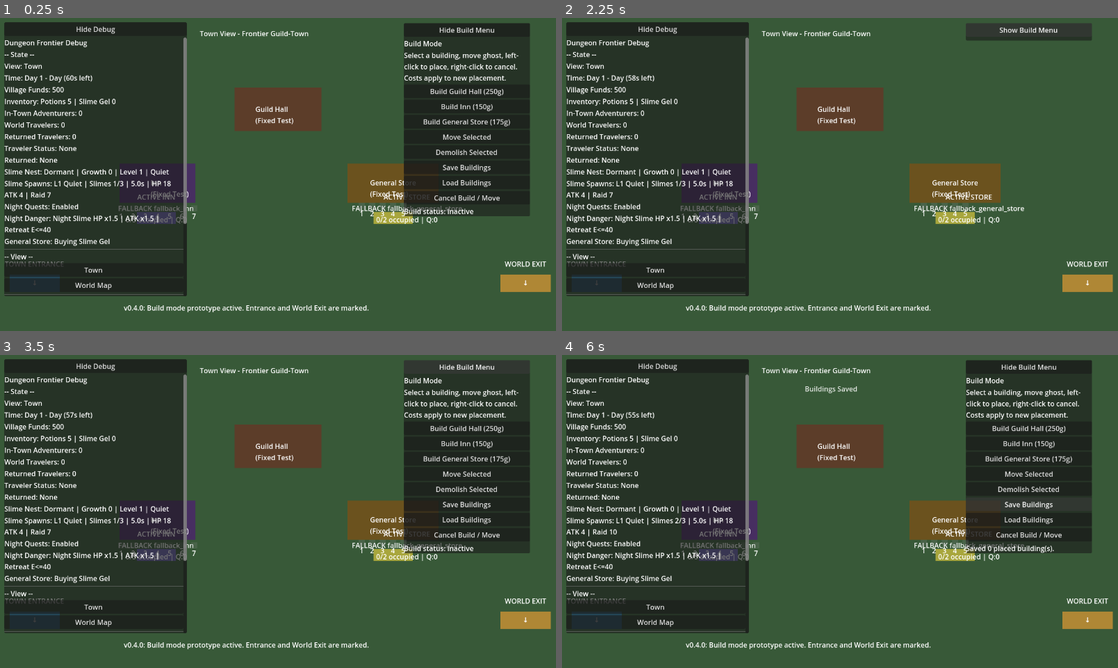
Above: before the commit, frames 1-4 (two rows, left to right).
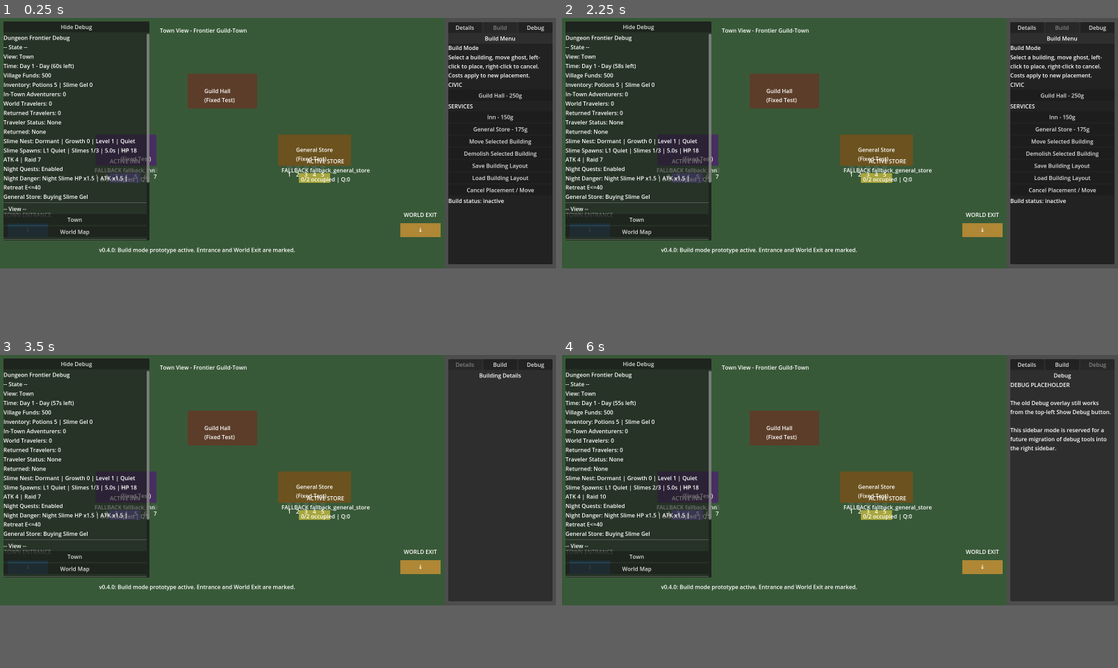
Above: after the commit, the same moments.

Repository: Caithis/AdventureVillage
Game: Godot game, scene res://scenes/main/Main.tscn
The game is run twice, just before and just after one commit, with the same random seed, the same clock (stepped at 60 frames per second) and the same inputs.
Inputs (mouse positions are in pixels of both pictures, inside the frame that each line leads up to):
- Up to frame 1 (0.25 s): no input
- Up to frame 2 (2.25 s): click (1029, 30) at 0.5 s, where only the run before the commit has a clickable "Hide Build Menu"; click (1029, 30) at 1.25 s, where only the run before the commit has a clickable "Show Build Menu"; click (1062, 30) at 2 s, where only the run after the commit has a clickable "Build"
- Up to frame 3 (3.5 s): click (467, 367) at 2.75 s, where only the run after the commit has a clickable "Details"
- Up to frame 4 (6 s): click (1095, 367) at 3.5 s, where only the run after the commit has a clickable "Debug"; click (1029, 473) at 4.25 s, where only the run before the commit has a clickable "Move Selected"; click (1029, 489) at 5 s, where only the run before the commit has a clickable "Demolish Selected"; click (1029, 505) at 5.75 s, where only the run before the commit has a clickable "Save Buildings"
In our replay, the window is 800x450 before the commit and 800x360 after it. These sizes can differ from the game's own. Grey fills any space a smaller window leaves; there, only what the larger window draws over its background counts as a difference.

The runs differ from the first frame. In frame 1, 36% of the frame differs, in the area x 0-100%, y 1-94%; in frame 2, 38%; in frame 3, 35%; in frame 4, 35%.

Commit message:
Signed-off-by: Caithis <Bircameron20@gmail.com>

Diff:
--- a/godot_project/project.godot
+++ b/godot_project/project.godot
@@ -18,7 +18,7 @@
 
 [display]
 
-window/size/viewport_width=1280
+window/size/viewport_width=1600
 window/size/viewport_height=720
 
 [rendering]
--- a/godot_project/scripts/town/Town.gd
+++ b/godot_project/scripts/town/Town.gd
@@ -34,6 +34,12 @@
 const WORKER_SPEED_BONUS_PER_WORKER := 0.20
 const MAX_WORKER_PLACEHOLDER_COUNT := 3
 const MIN_SERVICE_SECONDS := 0.50
+
+const GAMEPLAY_VIEWPORT_WIDTH := 1280.0
+const SIDEBAR_WIDTH := 320.0
+const SIDEBAR_MARGIN := 10.0
+const SIDEBAR_TOP := 12.0
+const SIDEBAR_HEIGHT := 696.0
 
 const MAX_BUILDING_UPGRADE_LEVEL := 3
 const UPGRADE_CAPACITY_BONUS_PER_LEVEL := {
@@ -91,6 +97,17 @@
 var selected_outline: ColorRect = null
 var build_ghost: ColorRect = null
 var build_ghost_label: Label = null
+var sidebar_panel: PanelContainer = null
+var sidebar_content: VBoxContainer = null
+var sidebar_mode_title_label: Label = null
+var sidebar_body: VBoxContainer = null
+var sidebar_modes: Dictionary = {}
+var sidebar_mode_buttons: Dictionary = {}
+var active_sidebar_mode: String = ""
+var building_details_holder: Control = null
+var build_menu_holder: Control = null
+var debug_placeholder_holder: Control = null
+
 var build_panel: PanelContainer = null
 var build_panel_root_container: VBoxContainer = null
 var build_panel_collapse_button: Button = null
@@ -123,7 +140,10 @@
 	_register_existing_buildings()
 	_mark_fixed_fallback_buildings()
 	load_placed_buildings_from_file(false)
+	_create_sidebar_manager()
 	_create_build_panel()
+	_dock_build_panel_in_sidebar()
+	_dock_building_details_in_sidebar()
 	_create_entrance_exit_visuals()
 	_create_active_route_visuals()
 	_create_queue_slot_visuals()
@@ -160,6 +180,9 @@
 
 
 func _is_mouse_over_ui(mouse_position: Vector2) -> bool:
+	if sidebar_panel != null and _control_contains_global_point(sidebar_panel, mouse_position):
+		return true
+
 	if build_panel != null and _control_contains_global_point(build_panel, mouse_position):
 		return true
 
@@ -207,6 +230,16 @@
 
 	spawn_count += 1
 	print("Spawned adventurer: ", adventurer.name)
+
+func _refresh_build_menu_funds_text() -> void:
+	if build_panel_root_container == null:
+		return
+
+	for child in build_panel_root_container.get_children():
+		if child is Label and str(child.text).begins_with("Funds:"):
+			var label := child as Label
+			label.text = "Funds: %dg\nChoose a building, then place it in the town.\nLeft-click valid ground to confirm. Right-click to cancel." % GameState.money
+			return
 
 func _on_game_state_changed() -> void:
 	_check_for_returned_travelers()
@@ -299,15 +332,170 @@
 	if building_node is ColorRect:
 		select_building(building_node as ColorRect)
 
+	open_sidebar_mode("building_details")
+
 	if building_menu != null and building_menu.has_method("open_for_building"):
 		building_menu.open_for_building(building_id, building_node, self)
+
+
+func _create_sidebar_manager() -> void:
+	sidebar_panel = PanelContainer.new()
+	sidebar_panel.name = "RightSidebar"
+	sidebar_panel.position = Vector2(GAMEPLAY_VIEWPORT_WIDTH + SIDEBAR_MARGIN, SIDEBAR_TOP)
+	sidebar_panel.size = Vector2(SIDEBAR_WIDTH - SIDEBAR_MARGIN * 2.0, SIDEBAR_HEIGHT)
+	sidebar_panel.custom_minimum_size = Vector2(SIDEBAR_WIDTH - SIDEBAR_MARGIN * 2.0, SIDEBAR_HEIGHT)
+	sidebar_panel.z_index = 120
+	sidebar_panel.mouse_filter = Control.MOUSE_FILTER_STOP
+	add_child(sidebar_panel)
+
+	sidebar_content = VBoxContainer.new()
+	sidebar_content.name = "SidebarContent"
+	sidebar_content.size_flags_horizontal = Control.SIZE_EXPAND_FILL
+	sidebar_content.size_flags_vertical = Control.SIZE_EXPAND_FILL
+	sidebar_panel.add_child(sidebar_content)
+
+	var mode_button_row := HBoxContainer.new()
+	mode_button_row.name = "SidebarModeButtons"
+	mode_button_row.size_flags_horizontal = Control.SIZE_EXPAND_FILL
+	sidebar_content.add_child(mode_button_row)
+
+	_create_sidebar_mode_button(mode_button_row, "building_details", "Details")
+	_create_sidebar_mode_button(mode_button_row, "build_menu", "Build")
+	_create_sidebar_mode_button(mode_button_row, "debug_placeholder", "Debug")
+
+	sidebar_mode_title_label = Label.new()
+	sidebar_mode_title_label.name = "SidebarModeTitle"
+	sidebar_mode_title_label.horizontal_alignment = HORIZONTAL_ALIGNMENT_CENTER
+	sidebar_mode_title_label.text = "Sidebar"
+	sidebar_content.add_child(sidebar_mode_title_label)
+
+	sidebar_body = VBoxContainer.new()
+	sidebar_body.name = "SidebarBody"
+	sidebar_body.size_flags_horizontal = Control.SIZE_EXPAND_FILL
+	sidebar_body.size_flags_vertical = Control.SIZE_EXPAND_FILL
+	sidebar_content.add_child(sidebar_body)
+
+	building_details_holder = _create_sidebar_holder("BuildingDetailsHolder")
+	sidebar_body.add_child(building_details_holder)
+	sidebar_modes["building_details"] = building_details_holder
+
+	build_menu_holder = _create_sidebar_holder("BuildMenuHolder")
+	sidebar_body.add_child(build_menu_holder)
+	sidebar_modes["build_menu"] = build_menu_holder
+
+	debug_placeholder_holder = _create_sidebar_holder("DebugPlaceholderHolder")
+	sidebar_body.add_child(debug_placeholder_holder)
+	sidebar_modes["debug_placeholder"] = debug_placeholder_holder
+	_populate_debug_placeholder()
+
+	open_sidebar_mode("build_menu")
+
+func _create_sidebar_mode_button(parent: Control, mode_id: String, button_text: String) -> void:
+	var button := Button.new()
+	button.name = "%sButton" % mode_id.capitalize()
+	button.text = button_text
+	button.focus_mode = Control.FOCUS_NONE
+	button.size_flags_horizontal = Control.SIZE_EXPAND_FILL
+	button.pressed.connect(func() -> void:
+		open_sidebar_mode(mode_id)
+	)
+	parent.add_child(button)
+	sidebar_mode_buttons[mode_id] = button
+
+func _create_sidebar_holder(holder_name: String) -> Control:
+	var holder := VBoxContainer.new()
+	holder.name = holder_name
+	holder.visible = false
+	holder.size_flags_horizontal = Control.SIZE_EXPAND_FILL
+	holder.size_flags_vertical = Control.SIZE_EXPAND_FILL
+	holder.custom_minimum_size = Vector2(SIDEBAR_WIDTH - SIDEBAR_MARGIN * 2.0 - 24.0, 0.0)
+	return holder
+
+func _populate_debug_placeholder() -> void:
+	if debug_placeholder_holder == null:
+		return
+
+	var label := Label.new()
+	label.name = "DebugPlaceholderLabel"
+	label.autowrap_mode = TextServer.AUTOWRAP_WORD_SMART
+	label.size_flags_horizontal = Control.SIZE_EXPAND_FILL
+	label.custom_minimum_size = Vector2(SIDEBAR_WIDTH - SIDEBAR_MARGIN * 2.0 - 36.0, 0.0)
+	label.text = "DEBUG PLACEHOLDER\n\nThe old Debug overlay still works from the top-left Show Debug button.\n\nThis sidebar mode is reserved for a future migration of debug tools into the right sidebar."
+	debug_placeholder_holder.add_child(label)
+
+func open_sidebar_mode(mode_id: String) -> void:
+	if sidebar_modes.is_empty():
+		return
+
+	active_sidebar_mode = mode_id
+
+	for key in sidebar_modes.keys():
+		var holder := sidebar_modes[key] as Control
+		if holder != null:
+			holder.visible = key == mode_id
+
+	for key in sidebar_mode_buttons.keys():
+		var button := sidebar_mode_buttons[key] as Button
+		if button != null:
+			button.disabled = key == mode_id
+
+	if sidebar_mode_title_label != null:
+		match mode_id:
+			"building_details":
+				sidebar_mode_title_label.text = "Building Details"
+			"build_menu":
+				sidebar_mode_title_label.text = "Build Menu"
+			"debug_placeholder":
+				sidebar_mode_title_label.text = "Debug"
+			_:
+				sidebar_mode_title_label.text = "Sidebar"
+
+	if building_menu != null:
+		building_menu.visible = mode_id == "building_details" and building_menu.current_building_id != ""
+
+func _dock_build_panel_in_sidebar() -> void:
+	if build_panel == null or build_menu_holder == null:
+		return
+
+	if build_panel.get_parent() != null:
+		build_panel.get_parent().remove_child(build_panel)
+
+	build_menu_holder.add_child(build_panel)
+	build_panel.set_anchors_preset(Control.PRESET_FULL_RECT)
+	build_panel.offset_left = 0.0
+	build_panel.offset_top = 0.0
+	build_panel.offset_right = 0.0
+	build_panel.offset_bottom = 0.0
+	build_panel.size_flags_horizontal = Control.SIZE_EXPAND_FILL
+	build_panel.size_flags_vertical = Control.SIZE_EXPAND_FILL
+	build_panel.visible = true
+
+func _dock_building_details_in_sidebar() -> void:
+	if building_menu == null or building_details_holder == null:
+		return
+
+	if building_menu.get_parent() != null:
+		building_menu.get_parent().remove_child(building_menu)
+
+	building_details_holder.add_child(building_menu)
+	building_menu.set_anchors_preset(Control.PRESET_FULL_RECT)
+	building_menu.offset_left = 0.0
+	building_menu.offset_top = 0.0
+	building_menu.offset_right = 0.0
+	building_menu.offset_bottom = 0.0
+	building_menu.size_flags_horizontal = Control.SIZE_EXPAND_FILL
+	building_menu.size_flags_vertical = Control.SIZE_EXPAND_FILL
+	building_menu.visible = false
+
+	if building_menu.has_method("set_embedded_in_sidebar"):
+		building_menu.set_embedded_in_sidebar(true)
 
 func _create_build_panel() -> void:
 	build_panel = PanelContainer.new()
 	build_panel.name = "BuildPanel"
-	build_panel.position = Vector2(930, 12)
-	build_panel.size = Vector2(290, 300)
-	build_panel.custom_minimum_size = Vector2(290, 300)
+	build_panel.size_flags_horizontal = Control.SIZE_EXPAND_FILL
+	build_panel.size_flags_vertical = Control.SIZE_EXPAND_FILL
+	build_panel.custom_minimum_size = Vector2(0, 0)
 	build_panel.z_index = 100
 	build_panel.mouse_filter = Control.MOUSE_FILTER_STOP
 	add_child(build_panel)
@@ -320,9 +508,10 @@
 	build_panel_root_container = vbox
 
 	build_panel_collapse_button = Button.new()
-	build_panel_collapse_button.text = "Hide Build Menu"
+	build_panel_collapse_button.text = "Build Options"
 	build_panel_collapse_button.focus_mode = Control.FOCUS_NONE
-	build_panel_collapse_button.pressed.connect(_on_toggle_build_panel_collapsed)
+	build_panel_collapse_button.disabled = true
+	build_panel_collapse_button.visible = false
 	vbox.add_child(build_panel_collapse_button)
 
 	var title_label := Label.new()
@@ -334,50 +523,58 @@
 	note_label.autowrap_mode = 3
 	vbox.add_child(note_label)
 
+	var civic_category_label := Label.new()
+	civic_category_label.text = "CIVIC"
+	vbox.add_child(civic_category_label)
+
 	var guild_button := Button.new()
-	guild_button.text = "Build Guild Hall (%dg)" % get_building_cost("guild_hall")
+	guild_button.text = "Guild Hall - %dg" % get_building_cost("guild_hall")
 	guild_button.focus_mode = Control.FOCUS_NONE
 	guild_button.pressed.connect(_on_build_button_pressed.bind("guild_hall"))
 	vbox.add_child(guild_button)
 
+	var service_category_label := Label.new()
+	service_category_label.text = "SERVICES"
+	vbox.add_child(service_category_label)
+
 	var inn_button := Button.new()
-	inn_button.text = "Build Inn (%dg)" % get_building_cost("inn")
+	inn_button.text = "Inn - %dg" % get_building_cost("inn")
 	inn_button.focus_mode = Control.FOCUS_NONE
 	inn_button.pressed.connect(_on_build_button_pressed.bind("inn"))
 	vbox.add_child(inn_button)
 
 	var store_button := Button.new()
-	store_button.text = "Build General Store (%dg)" % get_building_cost("general_store")
+	store_button.text = "General Store - %dg" % get_building_cost("general_store")
 	store_button.focus_mode = Control.FOCUS_NONE
 	store_button.pressed.connect(_on_build_button_pressed.bind("general_store"))
 	vbox.add_child(store_button)
 
 	var move_button := Button.new()
-	move_button.text = "Move Selected"
+	move_button.text = "Move Selected Building"
 	move_button.focus_mode = Control.FOCUS_NONE
 	move_button.pressed.connect(_on_move_selected_button_pressed)
 	vbox.add_child(move_button)
 
 	var demolish_button := Button.new()
-	demolish_button.text = "Demolish Selected"
+	demolish_button.text = "Demolish Selected Building"
 	demolish_button.focus_mode = Control.FOCUS_NONE
 	demolish_button.pressed.connect(_on_demolish_selected_button_pressed)
 	vbox.add_child(demolish_button)
 
 	var save_button := Button.new()
-	save_button.text = "Save Buildings"
+	save_button.text = "Save Building Layout"
 	save_button.focus_mode = Control.FOCUS_NONE
 	save_button.pressed.connect(_on_save_buildings_button_pressed)
 	vbox.add_child(save_button)
 
 	var load_button := Button.new()
-	load_button.text = "Load Buildings"
+	load_button.text = "Load Building Layout"
 	load_button.focus_mode = Control.FOCUS_NONE
 	load_button.pressed.connect(_on_load_buildings_button_pressed)
 	vbox.add_child(load_button)
 
 	var cancel_button := Button.new()
-	cancel_button.text = "Cancel Build / Move"
+	cancel_button.text = "Cancel Placement / Move"
 	cancel_button.focus_mode = Control.FOCUS_NONE
 	cancel_button.pressed.connect(cancel_build_mode)
 	vbox.add_child(cancel_button)
@@ -388,25 +585,8 @@
 	vbox.add_child(build_status_label)
 
 func _on_toggle_build_panel_collapsed() -> void:
-	build_panel_collapsed = not build_panel_collapsed
-
-	if build_panel_root_container == null:
-		return
-
-	for child in build_panel_root_container.get_children():
-		if child == build_panel_collapse_button:
-			continue
-
-		child.visible = not build_panel_collapsed
-
-	if build_panel_collapsed:
-		build_panel_collapse_button.text = "Show Build Menu"
-		build_panel.custom_minimum_size = Vector2(290, 40)
-		build_panel.size = Vector2(290, 40)
-	else:
-		build_panel_collapse_button.text = "Hide Build Menu"
-		build_panel.custom_minimum_size = Vector2(290, 300)
-		build_panel.size = Vector2(290, 300)
+	# Collapse behavior is intentionally disabled now that Build Menu lives inside sidebar modes.
+	build_panel_collapsed = false
 
 func _on_build_button_pressed(building_type: String) -> void:
 	print("Build button pressed: ", building_type)
--- a/godot_project/scripts/ui/BuildingMenu.gd
+++ b/godot_project/scripts/ui/BuildingMenu.gd
@@ -1,10 +1,12 @@
 extends Control
 
-const PANEL_LEFT := 860.0
+const PANEL_LEFT := 1290.0
 const PANEL_TOP := 72.0
-const PANEL_RIGHT := 1240.0
+const PANEL_RIGHT := 1590.0
 const PANEL_BOTTOM := 690.0
 const SCROLL_MIN_HEIGHT := 500.0
+
+var embedded_in_sidebar: bool = false
 
 @onready var panel_container: PanelContainer = $PanelContainer
 @onready var root_vbox: VBoxContainer = $PanelContainer/VBoxContainer
@@ -42,7 +44,25 @@
 	GameState.state_changed.connect(_refresh)
 	visible = false
 
+func set_embedded_in_sidebar(value: bool) -> void:
+	embedded_in_sidebar = value
+	_configure_panel_size()
+
 func _configure_panel_size() -> void:
+	if panel_container == null:
+		return
+
+	if embedded_in_sidebar:
+		panel_container.set_anchors_preset(Control.PRESET_FULL_RECT)
+		panel_container.offset_left = 0.0
+		panel_container.offset_top = 0.0
+		panel_container.offset_right = 0.0
+		panel_container.offset_bottom = 0.0
+		panel_container.size_flags_horizontal = Control.SIZE_EXPAND_FILL
+		panel_container.size_flags_vertical = Control.SIZE_EXPAND_FILL
+		panel_container.custom_minimum_size = Vector2(0, 0)
+		return
+
 	panel_container.offset_left = PANEL_LEFT
 	panel_container.offset_top = PANEL_TOP
 	panel_container.offset_right = PANEL_RIGHT
Not shown, changed: README.md
Not shown, changed: docs/Changelog.md
Not shown, changed: docs/DevelopmentStatus.md
Not shown, changed: docs/KnownIssues.md
Not shown, changed: docs/ProjectState.md
Not shown, added: docs/SidebarBuildMenuCleanupNotes.md
Not shown, added: docs/SidebarManagerFoundationNotes.md
Not shown, added: docs/SidebarViewportLayoutNotes.md
Not shown, added: docs/TestChecklist_v0_5_4.md
Not shown, added: docs/TestChecklist_v0_5_5.md
